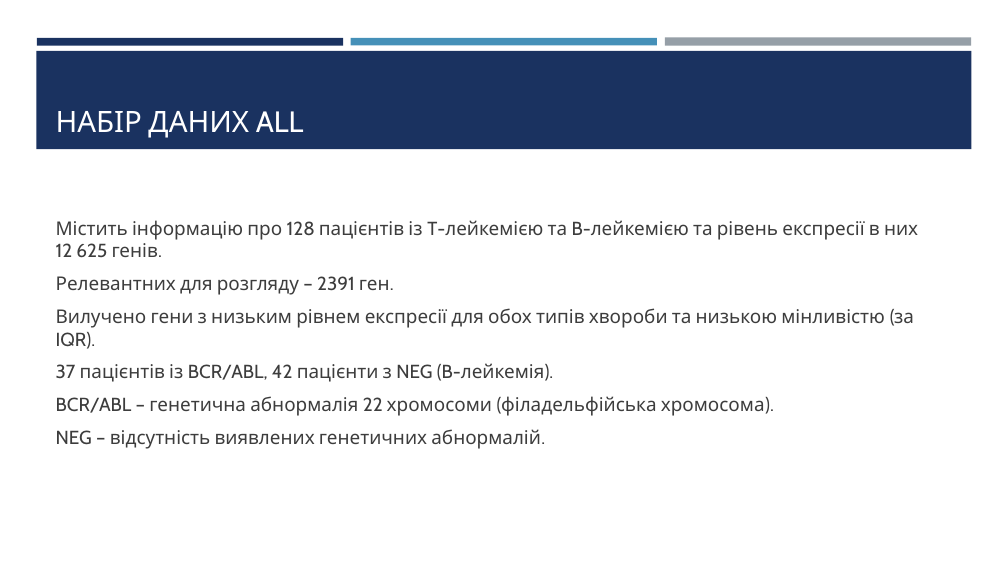
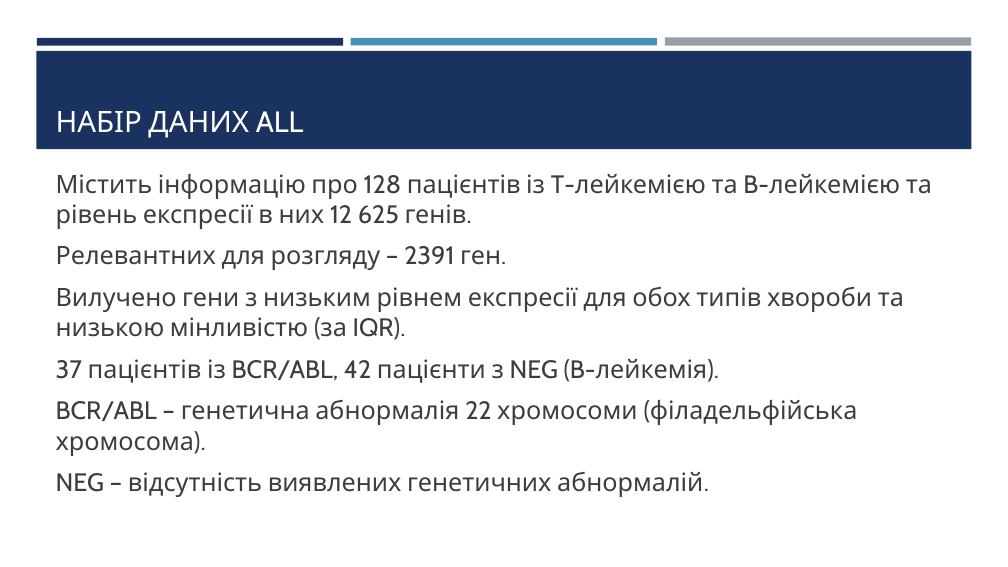
Before and after one commit to Romchyk-S/Course_work_112, a slide deck: slide 3 of Презентація.pptx. Drawn at 1008x567 pixels with LibreOffice and Linux fonts; fonts in the diff are those of the drawing. Boxes give left, top, right and bottom in pixels: in the first picture for what was removed or moved away, otherwise in the second. Text is boxed around its words. In the diff, an @@ line names an element or a change of style, - is before the commit and + after.

Commit message:
Added things to the text and presentation.

```diff
--- a/Презентація.pptx
+++ b/Презентація.pptx
@@ text "Містить інформацію про 128 пацієнтів ..." at (56,174,932,497): size 18 to 24 pt; more space between paragraphs @@
```
Also in this commit, not shown: 2 slides added, 3 slides removed, 2 other files.
